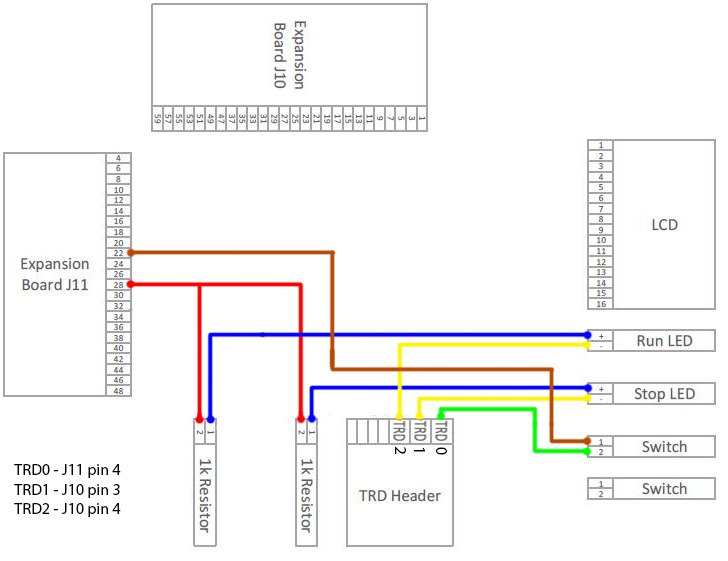
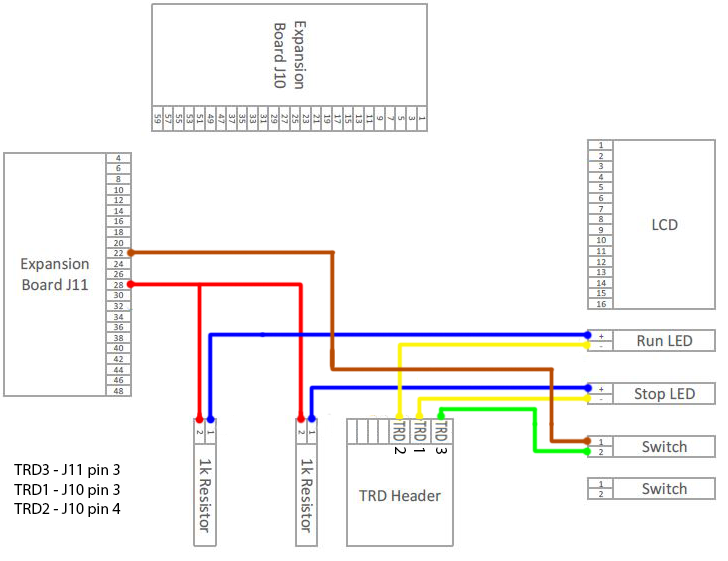
Before/after of a 728 x 561 layered artwork. What changed in the layer stack:
painted on "Note" over [42, 464, 121, 475]
renamed "0" to "3", painted on it over [436, 447, 447, 455]
